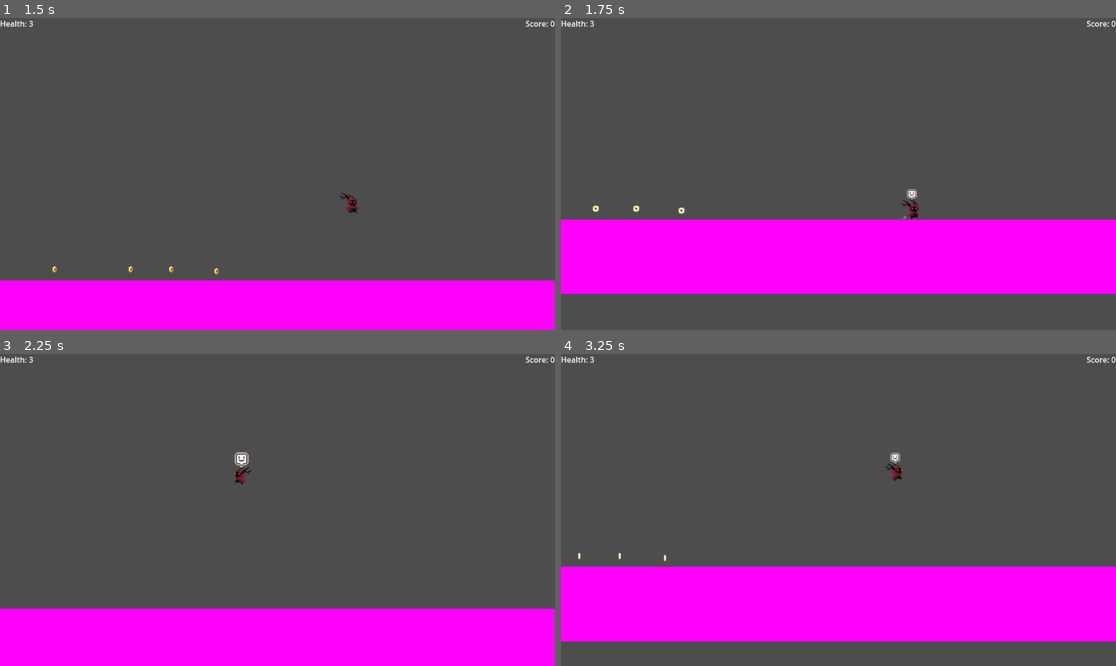
Above: before the commit, frames 1-4 (two rows, left to right).
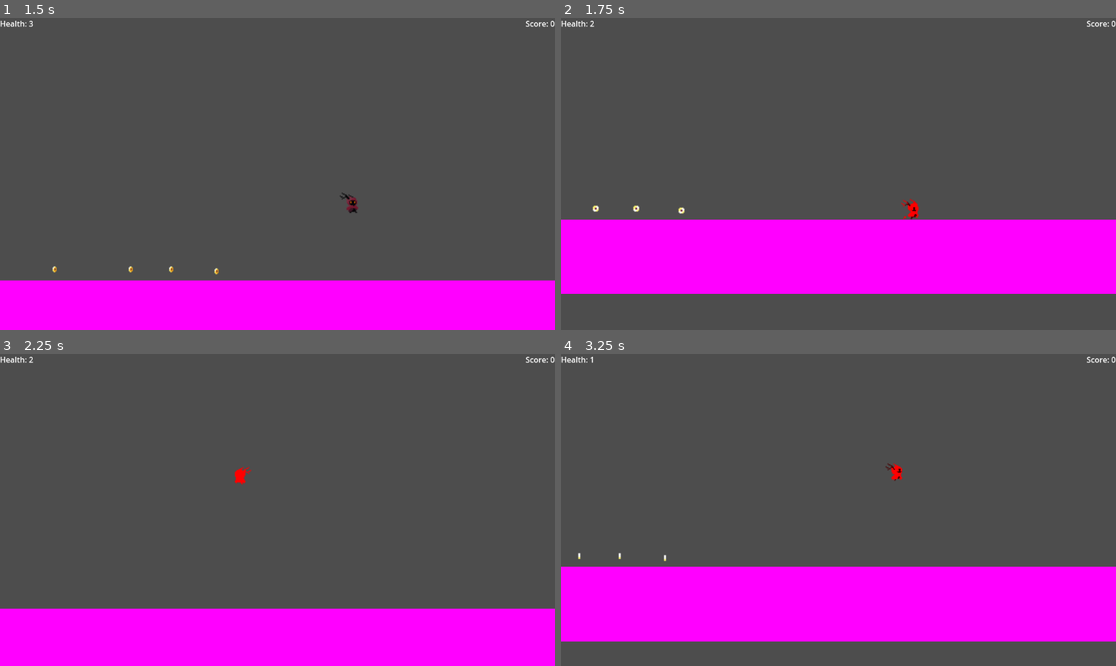
Above: after the commit, the same moments.

Repository: ag-pacier/Serif_Platformer
Game: Godot game, scene res://LevelStuff/Devlevel/devLevel.tscn
Same seed, same stepped clock (60 frames per second), same inputs: the game is played once before the commit and once after it. Sound files missing from this copy of the repository are replaced by a short silence.
Inputs:
- Up to frame 1 (1.5 s): hold Right (right) from 0.53 s (still down); tap Space (jump) at 0.6, 0.77, 1.07, 1.35 s
- Up to frame 2 (1.75 s): keep holding Right (right); tap Space (jump) at 1.52 s
- Up to frame 3 (2.25 s): tap Space (jump) at 1.82, 2.1 s; release Right (right) at 2.03 s; hold Left (left) from 2.03 s (still down)
- Up to frame 4 (3.25 s): release Left (left) at 2.78 s; hold Right (right) from 2.78 s (still down); tap Space (jump) at 2.85, 3.02 s

Frame 1 is identical in both runs. In frame 2, 0.2% of the frame differs, in the area x 5-65%, y 0-65%; in frame 3, 0.2%, in the area x 5-46%, y 0-42%; in frame 4, 0.2%.

Commit message:
Added game over scenario
- Functions to add and remove health
- signal and functions to get 0 health
- checks to ensure no afterlife movement
- distinct visual feedback for injury
- tweaked speed of animation to give better indicator
- added game over indicator

Diff:
--- a/Sprites/satrio/satrio.gd
+++ b/Sprites/satrio/satrio.gd
@@ -26,10 +26,20 @@
 # Sprite animation node
 @onready var anim_node: AnimatedSprite2D = get_node("AnimatedSprite2D")
 
-# Timer for briefly limiting movement during bounces and injuries
+# Timer for briefly limiting movement during bounces and injury
 @onready var bounce_timer: Timer = get_node("BounceTimer")
 
+# Timer for briefly preventing additional damage during injury
+@onready var hurt_timer: Timer = get_node("InjuryTimer")
+
+# Node that controls the emote for Satrio
 @onready var emote_sprite: AnimatedSprite2D = get_node("Emote")
+
+# container for the V of HSV when Satrio gets hurt
+@onready var color_v: float = 0
+
+# container for if Satrio is alive
+@onready var alive: bool = true
 
 func _ready():
 	# Set max health and score
@@ -43,7 +53,7 @@
 	$Hud.increment_score(added_score)
 
 func trigger_action():
-	emote(Emotion.CONTENT)
+	change_health(-1)
 
 ## Publicly accessible method to elicit emotion from Satrio
 func emote(emotion: Emotion):
@@ -54,6 +64,23 @@
 	emote_sprite.position = start_pos
 	emote_sprite.visible = true
 	$EmoteTimer.start()
+
+## Publicly accessible method to change Satrio's health
+## negative health will be considered an injury
+## positive health with be considered a heal
+func change_health(health: int):
+	# If we forgot to indicate a number or its zero, do nothing
+	if health == 0 or health == null:
+		return
+	elif health < 0:
+		# If the health amount is negative, start the timers
+		# and set the animation indicators
+		$InjuryTimer.start()
+		bounce_timer.start()
+		anim_node.play("on_hit")
+		anim_node.self_modulate = Color.from_hsv(0, 100, 0)
+		color_v = 0
+	$Hud.increment_health(health)
 
 ## method to control behavior of emote while visible. Uses the delta of the
 ## process method it's called in
@@ -67,13 +94,18 @@
 	elif emote_sprite.position.y >= -30:
 		emote_sprite.position.y -= 10 * delta
 
-
 func _physics_process(delta):
 	# Make the DebugSprite invisible
 	$DebugSprite.visible = false
+	# Deal with the emotion if it is showing
+	_emoting_now(delta)
+	# If the injury timer is running, tweak the V of the HSV
+	if not $InjuryTimer.is_stopped():
+		color_v += 2.0
+		anim_node.self_modulate = Color.from_hsv(0, 100, color_v)
 	# Get the input direction and handle the movement/deceleration.
 	var direction = Input.get_axis("left", "right")
-	if bounce_timer.is_stopped():
+	if bounce_timer.is_stopped() and alive:
 		if direction:
 			velocity.x = direction * SPEED
 		else:
@@ -81,7 +113,7 @@
 
 	# Add the gravity with terminal velocity
 	# Modify velocity if we are "wall sliding"
-	if not is_on_floor():
+	if not is_on_floor() and alive:
 		if is_on_wall() and velocity.y > -10 and direction != 0:
 			# In case we hit are able to latch onto a wall after falling a while
 			# check the velocity and quarter it until we are under a sliding speed
@@ -91,7 +123,7 @@
 			velocity.y += gravity * delta
 
 	# Handle jump.
-	if Input.is_action_just_pressed("jump") and (is_on_floor() or is_on_wall()):
+	if Input.is_action_just_pressed("jump") and (is_on_floor() or is_on_wall()) and alive:
 		$JumpSound.play()
 		anim_node.play("jump")
 		velocity.y = JUMP_VELOCITY
@@ -106,34 +138,35 @@
 		anim_node.scale.x = -1
 	# make sure there is always some animation playing
 	# play appropriate sounds for movement
-	if is_on_floor():
-		if velocity.x == 0:
-			anim_node.play("default")
+	if alive:
+		if is_on_floor():
+			if velocity.x == 0:
+				anim_node.play("default")
+			else:
+				anim_node.play("move")
+				if $StepSounds.is_playing() == false:
+					$StepSounds.play()
 		else:
-			anim_node.play("move")
-			if $StepSounds.is_playing() == false:
-				$StepSounds.play()
-	else:
-		if velocity.y >= 0:
-			if is_on_wall() and direction != 0:
-				anim_node.play("dodge_stop")
+			if velocity.y >= 0:
+				if is_on_wall() and direction != 0:
+					anim_node.play("dodge_stop")
+				else:
+					anim_node.play("fall")
 			else:
-				anim_node.play("fall")
-		else:
-			anim_node.play("jump")
+				anim_node.play("jump")
 	move_and_slide()
-	_emoting_now(delta)
 
 ## When an animation finishes, check to see what we should be doing and
 ## ensure animation continues as it should
 func _on_animated_sprite_2d_animation_finished():
-	if velocity.y > 0:
-		anim_node.play("fall")
-	if is_on_floor():
-		if velocity.x == 0:
-			anim_node.play("default")
-		else:
-			anim_node.play("move")
+	if alive:
+		if velocity.y > 0:
+			anim_node.play("fall")
+		if is_on_floor():
+			if velocity.x == 0:
+				anim_node.play("default")
+			else:
+				anim_node.play("move")
 
 ## When the step sound finishes, if we are still moving, play it again
 func _on_step_sounds_finished():
@@ -143,8 +176,19 @@
 
 ## When the emote timer elapses, make the emote icon invisible
 func _on_emote_timer_timeout():
-	print("Emote timer timed out")
 	if emote_sprite.visible == true:
 		emote_sprite.visible = false
 		emote_sprite.scale = Vector2(start_scale, start_scale)
 		emote_sprite.position = start_pos
+
+## When the injury timer elapses, we can be hurt again :(
+func _on_injury_timer_timeout():
+	anim_node.self_modulate = Color(1, 1, 1, 1)
+	color_v = 0
+
+func _on_death():
+	alive = false
+	$InjuryTimer.stop()
+	anim_node.self_modulate = Color(1, 1, 1, 1)
+	velocity = Vector2(0,0)
+	anim_node.play("game_over")
--- a/Sprites/satrio/satrio.tscn
+++ b/Sprites/satrio/satrio.tscn
@@ -377,7 +377,7 @@
 }],
 "loop": false,
 "name": &"game_over",
-"speed": 12.0
+"speed": 8.0
 }, {
 "frames": [{
 "duration": 1.0,
@@ -446,7 +446,7 @@
 }],
 "loop": false,
 "name": &"on_hit",
-"speed": 12.0
+"speed": 9.0
 }, {
 "frames": [{
 "duration": 1.0,
@@ -493,7 +493,9 @@
 
 [node name="AnimatedSprite2D" type="AnimatedSprite2D" parent="."]
 sprite_frames = SubResource("SpriteFrames_0loxt")
-animation = &"swoosh"
+animation = &"game_over"
+frame = 9
+frame_progress = 1.0
 
 [node name="CollisionShape2D" type="CollisionShape2D" parent="."]
 shape = SubResource("CapsuleShape2D_d0lfg")
@@ -528,8 +530,14 @@
 wait_time = 3.0
 one_shot = true
 
+[node name="InjuryTimer" type="Timer" parent="."]
+process_callback = 0
+one_shot = true
+
 [node name="Hud" parent="." instance=ExtResource("6_k7i8d")]
 
 [connection signal="animation_finished" from="AnimatedSprite2D" to="." method="_on_animated_sprite_2d_animation_finished"]
 [connection signal="finished" from="StepSounds" to="." method="_on_step_sounds_finished"]
 [connection signal="timeout" from="EmoteTimer" to="." method="_on_emote_timer_timeout"]
+[connection signal="timeout" from="InjuryTimer" to="." method="_on_injury_timer_timeout"]
+[connection signal="death" from="Hud" to="." method="_on_death"]
--- a/UI/HUD.gd
+++ b/UI/HUD.gd
@@ -12,6 +12,9 @@
 # Nodes for displaying items in HUD
 @onready var health_display = get_node("TopContainer/HealthText")
 @onready var score_display = get_node("TopContainer/ScoreText")
+
+# Indicator that Satrio has reached 0 health :(
+signal death
 
 func _process(_delta):
 	# Only do any checking if the buffer has health in it
@@ -29,6 +32,8 @@
 				buffer_health += 1
 			health_display.clear()
 			health_display.parse_bbcode("Health: " + str(_current_health))
+			if _current_health <= 0:
+				_on_zero_health()
 			$HealthIncTimer.start()
 	if not buffer_score == 0:
 		# If the buffer isn't zero, plink up or down on the current score
@@ -76,3 +81,8 @@
 		_max_health = max_health
 	else:
 		_max_health = 3
+
+func _on_zero_health():
+	buffer_health = 0
+	emit_signal("death")
+	$CenterContainer.visible = true
--- a/UI/HUD.tscn
+++ b/UI/HUD.tscn
@@ -30,6 +30,32 @@
 shortcut_keys_enabled = false
 text_direction = 2
 
+[node name="CenterContainer" type="CenterContainer" parent="."]
+visible = false
+anchors_preset = 8
+anchor_left = 0.5
+anchor_top = 0.5
+anchor_right = 0.5
+anchor_bottom = 0.5
+offset_left = -20.0
+offset_top = -20.0
+offset_right = 20.0
+offset_bottom = 20.0
+grow_horizontal = 2
+grow_vertical = 2
+
+[node name="RichTextLabel" type="RichTextLabel" parent="CenterContainer"]
+clip_contents = false
+custom_minimum_size = Vector2(50, 50)
+layout_mode = 2
+bbcode_enabled = true
+text = "GAME OVER"
+fit_content = true
+scroll_active = false
+shortcut_keys_enabled = false
+deselect_on_focus_loss_enabled = false
+drag_and_drop_selection_enabled = false
+
 [node name="VBoxContainer" type="VBoxContainer" parent="."]
 anchors_preset = 12
 anchor_top = 1.0
